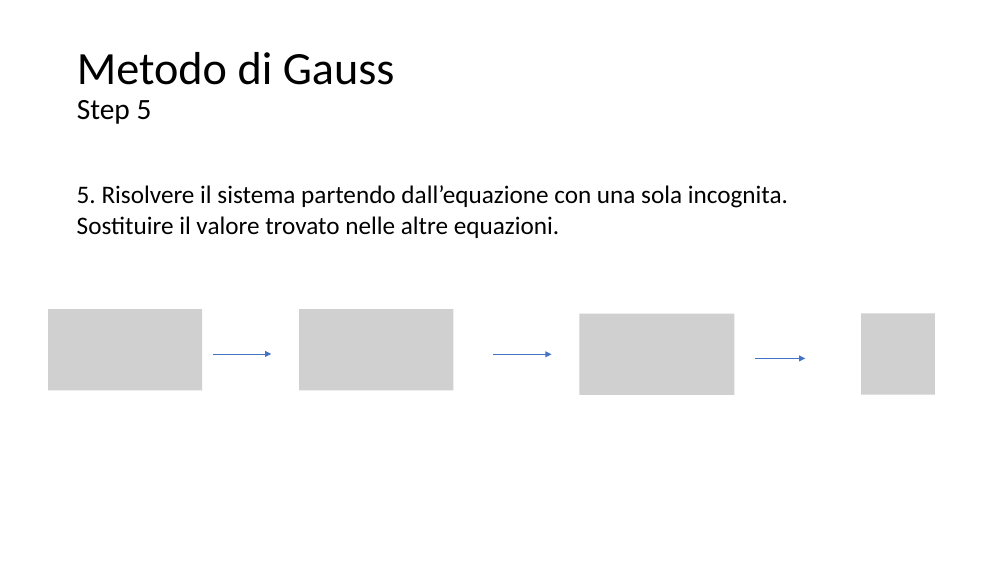
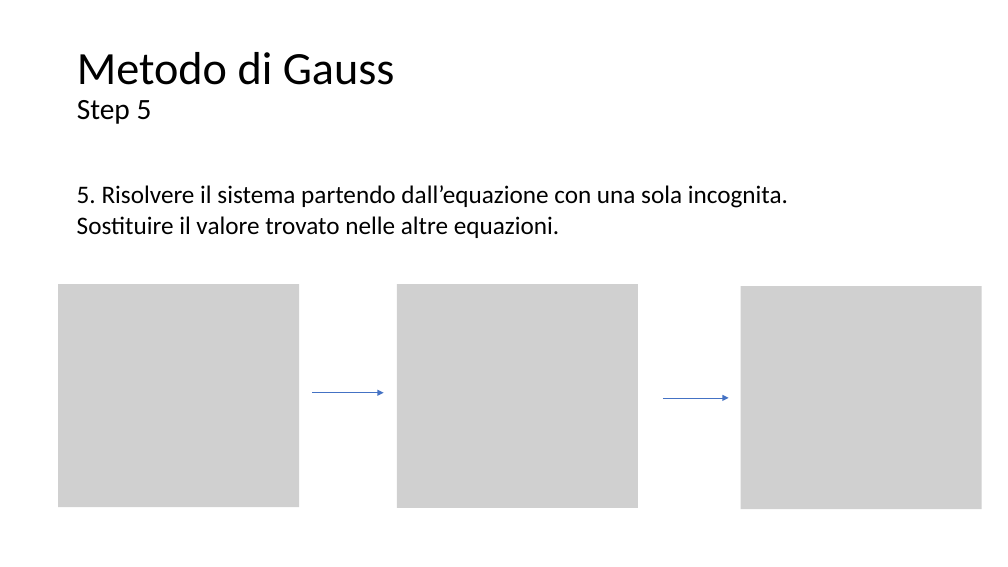
Before and after one commit to matteodelv/GaussLinearSystems, a slide deck: slide 41 of Presentazione.pptx (slide 37 before the commit). Drawn at 1008x567 pixels with LibreOffice and Linux fonts; fonts in the diff are those of the drawing; grey boxes stand for pictures. Boxes give left, top, right and bottom in pixels: in the first picture for what was removed or moved away, otherwise in the second. Text is boxed around its words. In the diff, an @@ line names an element or a change of style, - is before the commit and + after.

```diff
--- a/Presentazione.pptx
+++ b/Presentazione.pptx
@@ picture added at (58, 284, 299, 507) @@
@@ picture added at (397, 284, 638, 508) @@
@@ picture added at (741, 286, 982, 509) @@
@@ picture removed at (48, 309, 203, 390) @@
@@ picture removed at (299, 309, 454, 390) @@
@@ picture removed at (580, 314, 735, 395) @@
@@ picture removed at (861, 313, 935, 394) @@
@@ arrow removed from (213, 354) to (271, 354) @@
@@ arrow moved from (494, 355) - (552, 355) to (312, 393) - (384, 393) @@
@@ arrow moved from (755, 358) - (805, 358) to (663, 398) - (729, 398) @@
```
Also in this commit, not shown: 12 other slides changed, 18 slides added, 14 slides removed.
